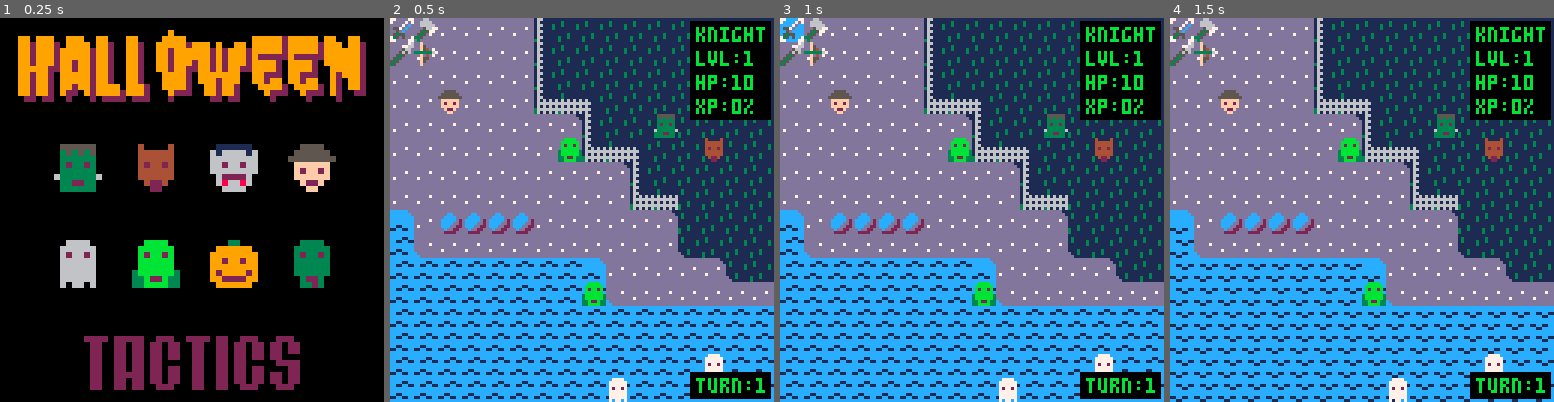
Above: before the commit, frames 1-4 (left to right).
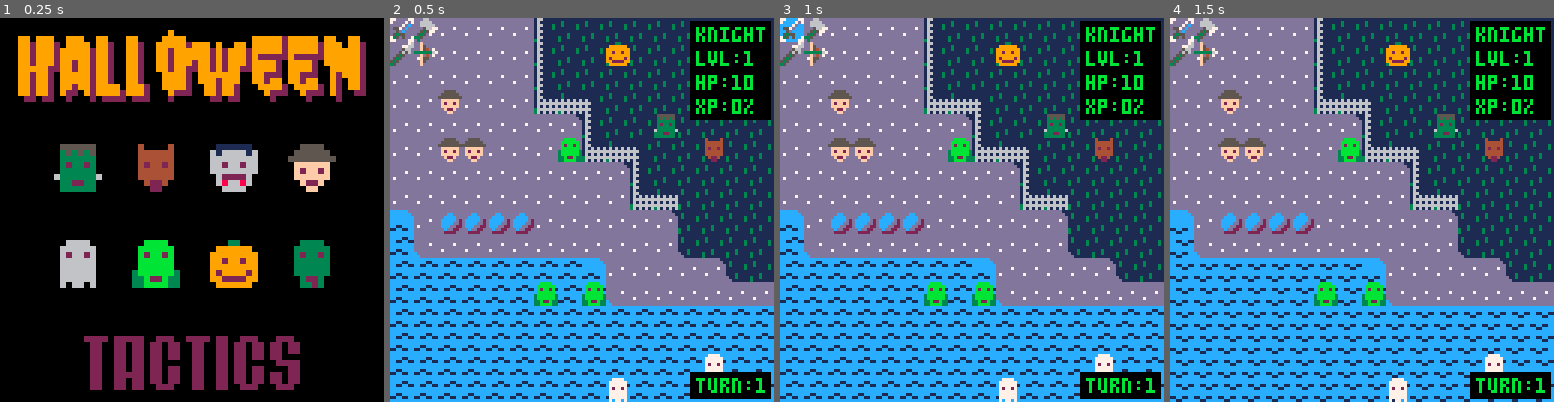
Above: after the commit, the same moments.

Repository: cstephen/PICO-8-Tactics
Game: PICO-8 cartridge tactics.p8
The game is run twice, just before and just after one commit, with the same random seed, the same clock (stepped at 60 frames per second) and the same inputs.
Inputs:
- Up to frame 1 (0.25 s): no input
- Up to frame 2 (0.5 s): tap X (X key) at 0.33 s
- Up to frame 3 (1 s): tap O (Z key) at 0.7 s
- Up to frame 4 (1.5 s): tap X (X key) at 1.07 s

Frame 1 is identical in both runs. In frame 2, 1.2% of the frame differs, in the area x 12-63%, y 6-75%; in frame 3, 1.2%; in frame 4, 1.2%.

Commit message:
Game is too easy with 50 enemies. Try 100 instead.

Diff:
--- a/tactics.p8
+++ b/tactics.p8
@@ -431,7 +431,7 @@
     "jack"
   }
 
-  for i=0, 50 do
+  for i=0, 100 do
     local type = randomunits[flr(rnd(#randomunits)) + 1]
 
     local randx
